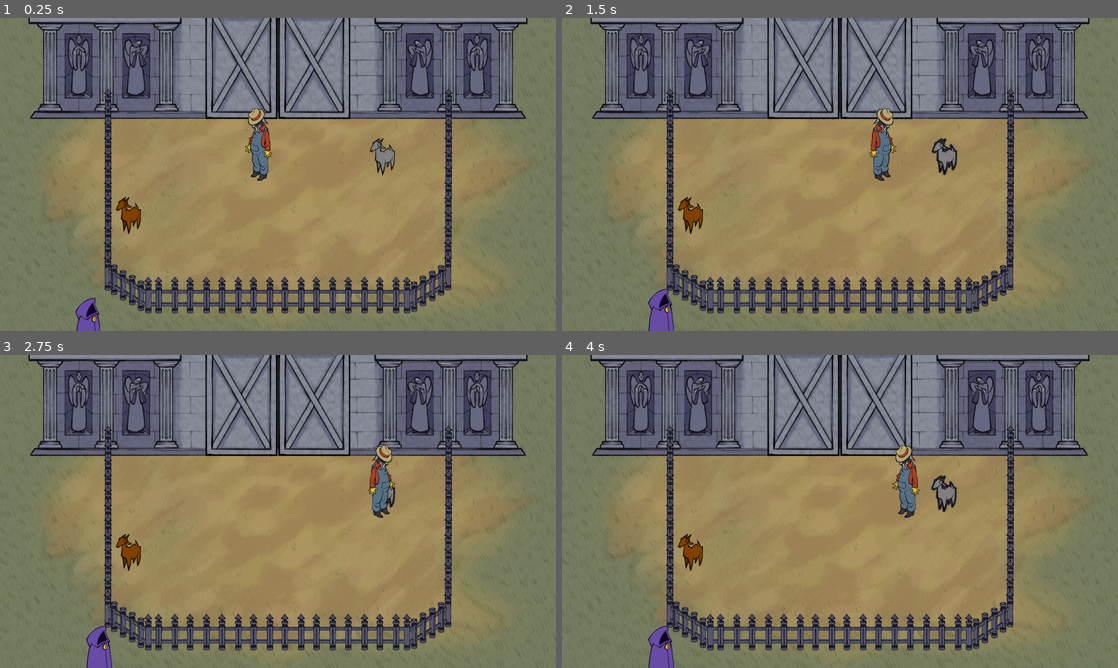
Above: before the commit, frames 1-4 (two rows, left to right).
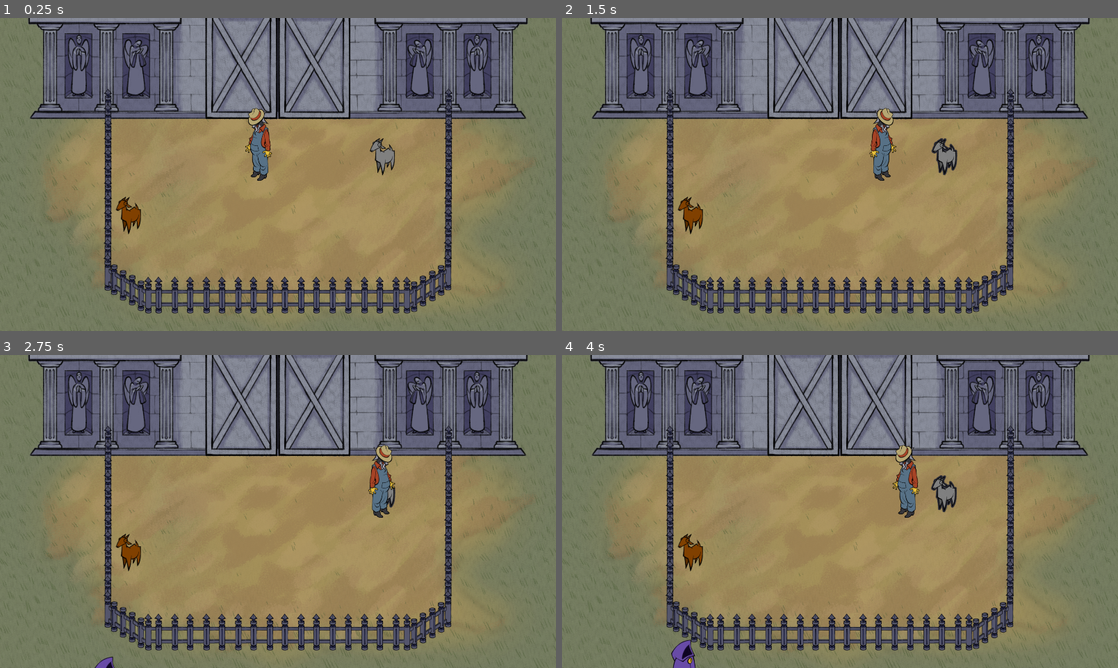
Above: after the commit, the same moments.

Repository: jadicodes/goat-game
Game: Godot game, scene res://farm/farm.tscn
Same seed, same stepped clock (60 frames per second), same inputs: the game is played once before the commit and once after it.
Inputs (mouse positions are in pixels of both pictures, inside the frame that each line leads up to):
- Up to frame 1 (0.25 s): no input
- Up to frame 2 (1.5 s): tap Enter at 0.5 s; move the mouse to (962, 158) at 0.52 s; hold D (move_right) 0.53-1.25 s; hold E (interact) 0.53-1.25 s; click (962, 158) at 0.67 s; drag from (728, 190) to (840, 80) at 1.27 s
- Up to frame 3 (2.75 s): tap Space at 2 s; move the mouse to (333, 442) at 2.02 s; hold D (move_right) from 2.03 s (still down); tap Alt at 2.1 s
- Up to frame 4 (4 s): release D (move_right) at 2.75 s; drag from (812, 574) to (689, 561) at 2.77 s; move the mouse to (1006, 558) at 3.52 s; hold A (move_left) from 3.53 s (still down); hold E (interact) from 3.53 s (still down)

The runs differ from the first frame. In frame 1, 0.4% of the frame differs, in the area x 13-19%, y 89-100%; in frame 2, 0.5%; in frame 3, 0.5%; in frame 4, 0.8%, in the area x 15-24%, y 86-100%.

Commit message:
Update shopper spawn path

Diff:
--- a/project/farm/farm.tscn
+++ b/project/farm/farm.tscn
@@ -10,7 +10,7 @@
 
 [sub_resource type="Curve2D" id="Curve2D_mjpad"]
 _data = {
-"points": PackedVector2Array(0, 0, 0, 0, -47, 386, 0, 0, 0, 0, -53, 1109, 0, 0, 0, 0, 1939, 1105, 0, 0, 0, 0, 1941, 373)
+"points": PackedVector2Array(0, 0, 0, 0, -96, 384, 0, 0, 0, 0, -96, 1368, 0, 0, 0, 0, 2016, 1368, 0, 0, 0, 0, 2016, 384)
 }
 point_count = 4
 
@@ -56,7 +56,7 @@
 
 [node name="ShopperSpawnLocation" type="PathFollow2D" parent="ShopperPath"]
 unique_name_in_owner = true
-position = Vector2(-47, 386)
-rotation = 1.57909
+position = Vector2(-96, 384)
+rotation = 1.5708
 
 [connection signal="day_advanced" from="Barn" to="." method="_on_barn_day_advanced"]
